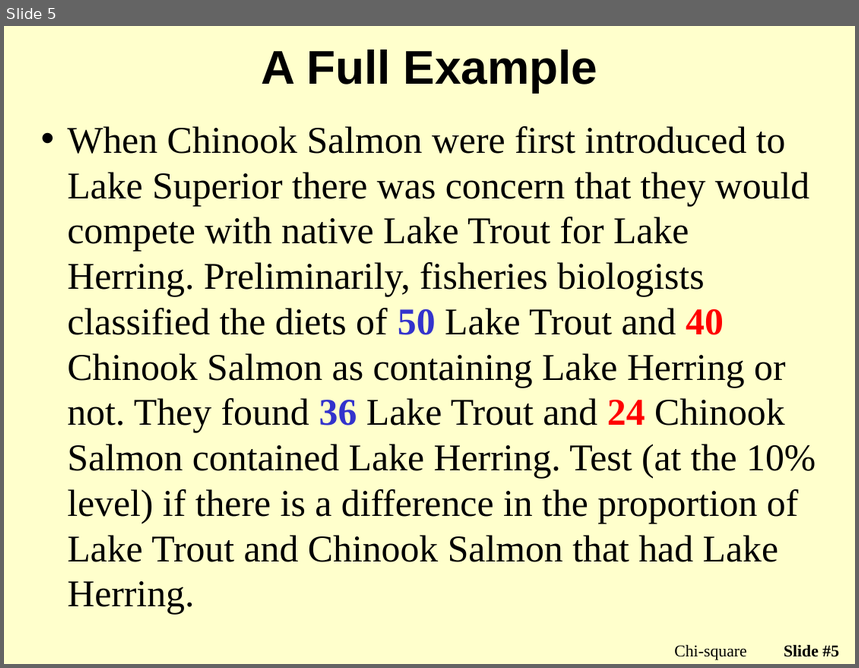
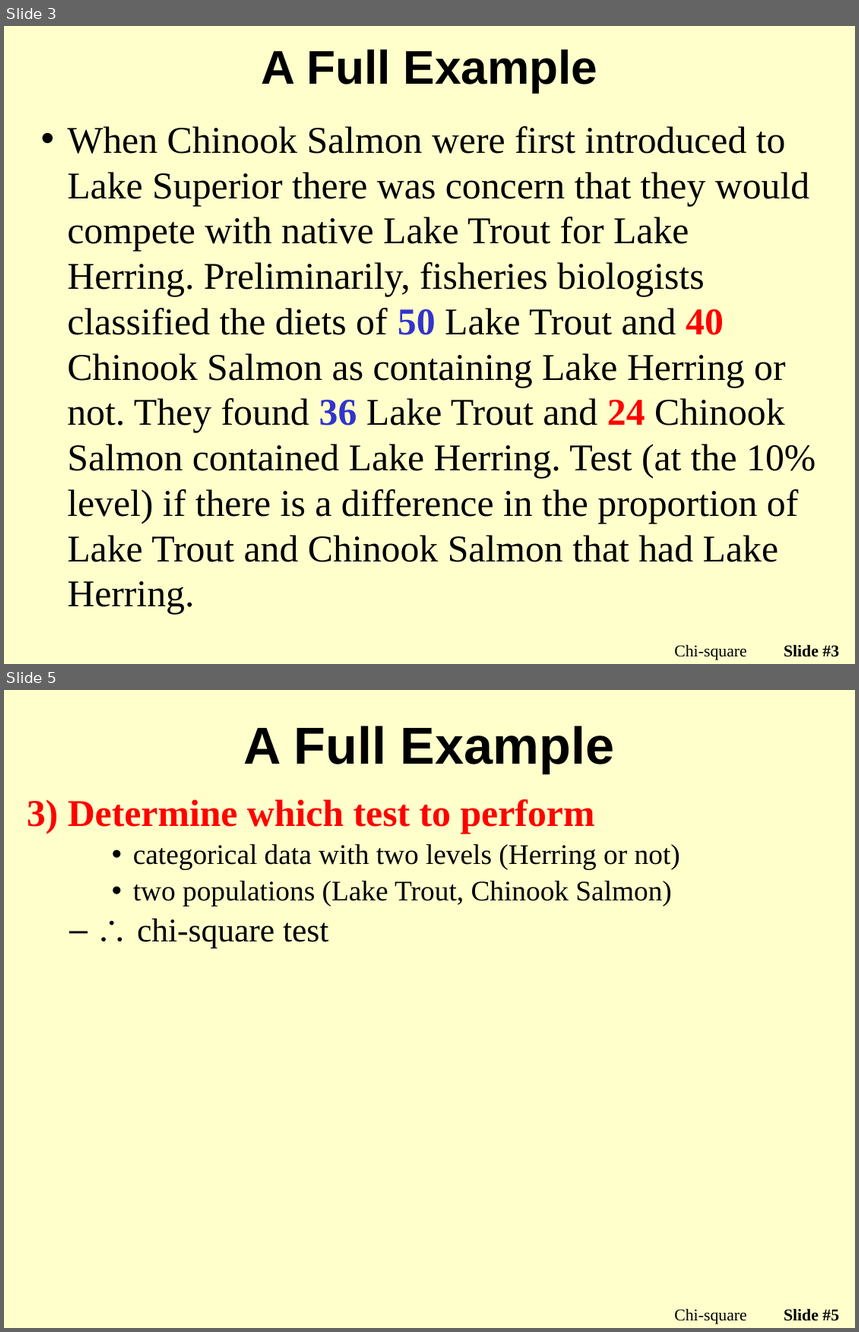
Before and after one commit to droglenc/NCMTH107, a slide deck: modules/Chi_Square/PPT2.pptx. Shown one above the other, each under a label of ours: slide 5 before the commit, slides 3 and 5 after it; the slides between them are not shown. The pictures are 859x668 and 859x1332 pixels, drawn with LibreOffice and Linux fonts; fonts in the diff are those of the drawing; background and template pictures are left out. Boxes give left, top, right and bottom in pixels: in the first picture for what was removed or moved away, otherwise in the second. Text is boxed around its words. In the diff, an @@ line names an element or a change of style, - is before the commit and + after.

Commit message:
Starting to update the chi-square module

```diff
--- a/modules/Chi_Square/PPT2.pptx
+++ b/modules/Chi_Square/PPT2.pptx
@@ slide 5 added at bbox=[4, 690, 855, 1328], background picture (left out) @@
@@ title added at bbox=[244, 726, 614, 773], 44 pt, text #000000, bold @@
+A Full Example
@@ text added at bbox=[27, 799, 680, 948], 24 pt, text #000000 @@
+3) Determine which test to perform
+    • categorical data with two levels (Herring or not)
+    • two populations (Lake Trout, Chinook Salmon)
+  – ∴ chi-square test
@@ text added at bbox=[674, 1309, 747, 1325], 14 pt, text #000000 @@
+Chi-square
@@ page number added at bbox=[784, 1309, 839, 1322], 14 pt, text #000000, bold @@
+Slide #5
@@ what was slide 5 is now slide 3 @@
@@ page number at bbox=[784, 645, 839, 658]: text changed @@
-Slide #5
+Slide #3
```
Also in this commit, not shown: 1 slide changed, 5 other slides added, 2 slides removed, 1 other file.
